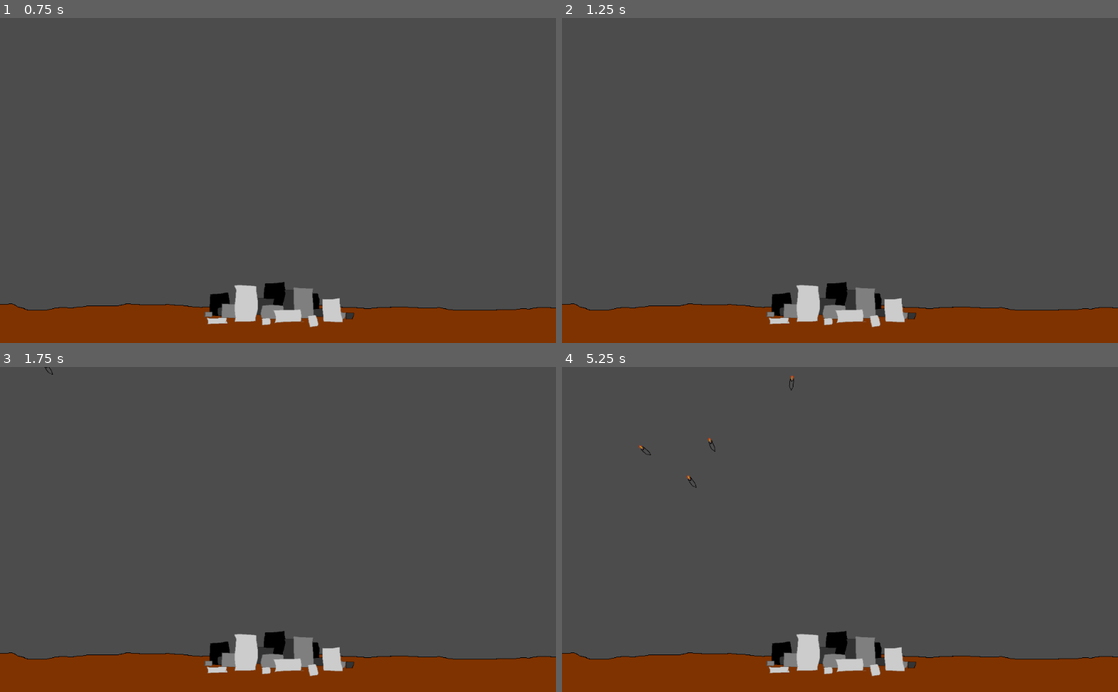
Above: before the commit, frames 1-4 (two rows, left to right).
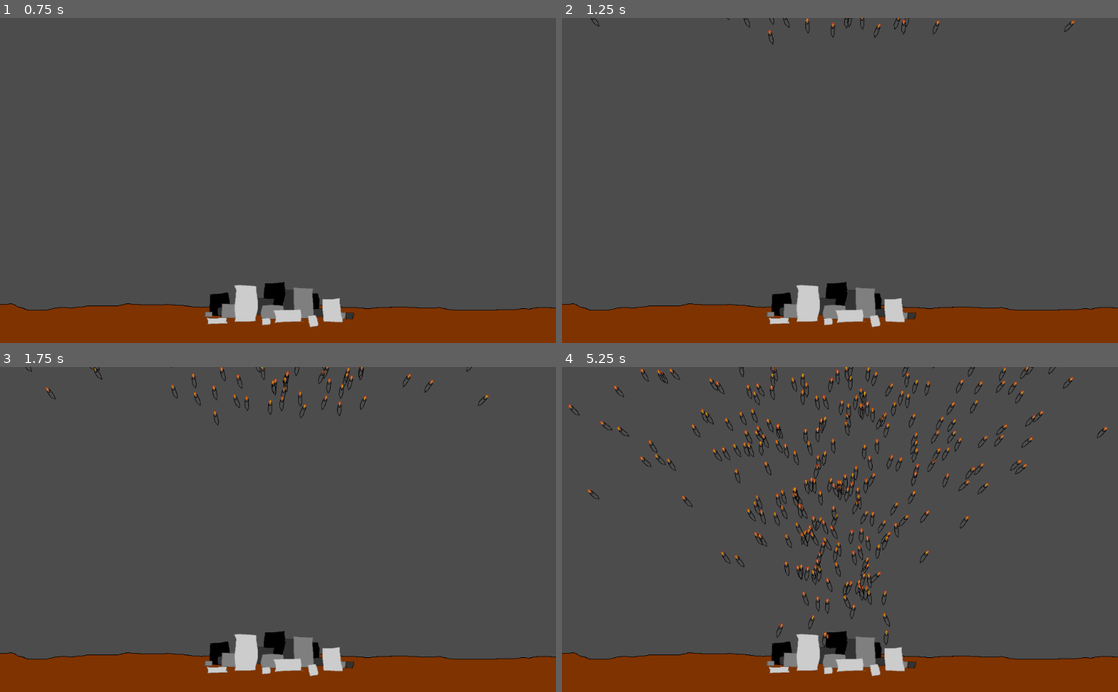
Above: after the commit, the same moments.

Repository: aJns/godot_missile_defence
Game: Godot game, scene res://MissileDefense.tscn
Same seed, same stepped clock (60 frames per second), same inputs: the game is played once before the commit and once after it.
Inputs:
- Up to frame 1 (0.75 s): tap Enter at 0.5 s
- Up to frame 2 (1.25 s): no input
- Up to frame 3 (1.75 s): no input
- Up to frame 4 (5.25 s): no input

Frame 1 is identical in both runs. In frame 2, 0.2% of the frame differs, in the area x 5-93%, y 0-9%; in frame 3, 0.6%; in frame 4, 4.0%, in the area x 1-99%, y 0-87%.

Commit message:
Normal distribute the missiles

Diff:
--- a/MissileSpawner.gd
+++ b/MissileSpawner.gd
@@ -3,7 +3,7 @@
 # Declare member variables here. Examples:
 # var a = 2
 # var b = "text"
-var spawn_per_minute = 60
+var spawn_per_minute = 120
 var time_between_spawns_s = 60/spawn_per_minute
 var time_since_last_spawn = time_between_spawns_s
 
@@ -16,10 +16,14 @@
 const SPAWN_Y = WINDOW_CEIL - 100
 const SPAWN_LEFT = -300
 const SPAWN_RIGHT = WINDOW_WIDTH + 300
+const SPAWN_MIDDLE = (SPAWN_LEFT+SPAWN_RIGHT)/2
+const SPAWN_BIAS = (SPAWN_RIGHT-SPAWN_LEFT)/5
 
 const CITY_Y = 500
-const CITY_LEFT = 300
+const CITY_LEFT = 200
 const CITY_RIGHT = 800
+const CITY_MIDDLE = (CITY_LEFT+CITY_RIGHT)/2
+const CITY_BIAS = (CITY_RIGHT-CITY_LEFT)/5 # "Biases" the normal distribution of the target x
 
 
 var rng = RandomNumberGenerator.new()
@@ -43,11 +47,13 @@
 func spawn_missile():
 	var node = missile.instance()
 
+	var city_distr = rng.randfn(0, 0.5)
 	var target = Vector2(0, CITY_Y)
-	target.x = rng.randf_range(CITY_LEFT, CITY_RIGHT)
+	target.x = CITY_MIDDLE + city_distr*CITY_BIAS
 
+	var spawn_distr = rng.randfn(0, 1)
 	node.position.y = SPAWN_Y
-	node.position.x = rng.randf_range(SPAWN_LEFT, SPAWN_RIGHT)
+	node.position.x = SPAWN_MIDDLE + spawn_distr*SPAWN_BIAS
 	var flight_dir = node.position.direction_to(target)
 
 	var speed = rng.randf_range(AVG_MISSILE_SPEED-MSL_SPEED_VAR, AVG_MISSILE_SPEED+MSL_SPEED_VAR)
